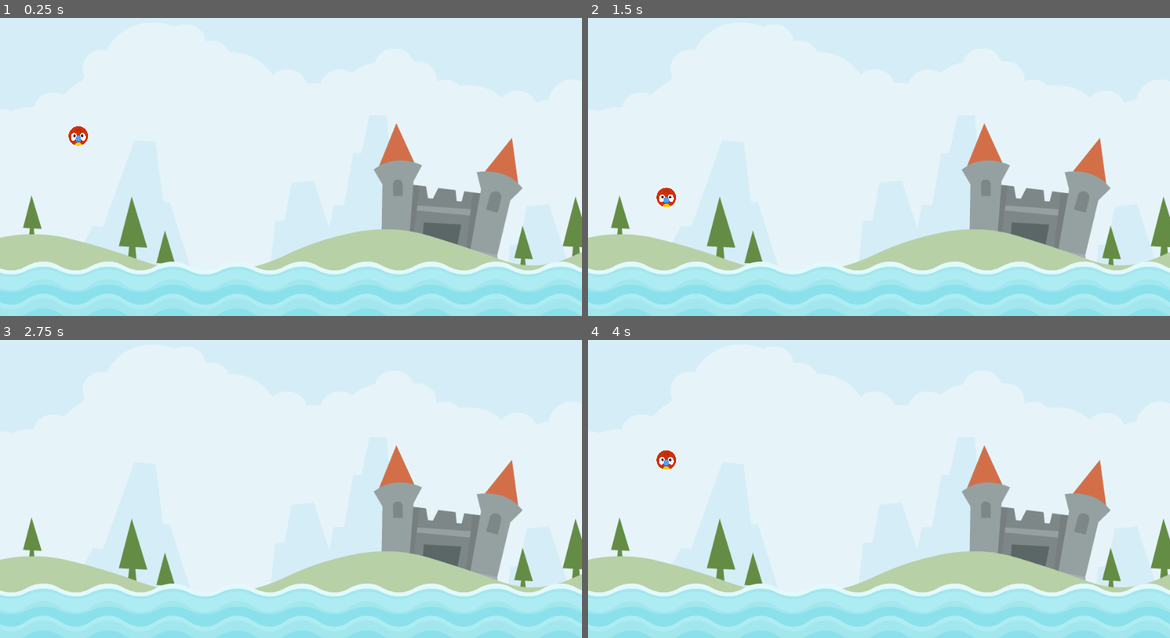
Above: before the commit, frames 1-4 (two rows, left to right).
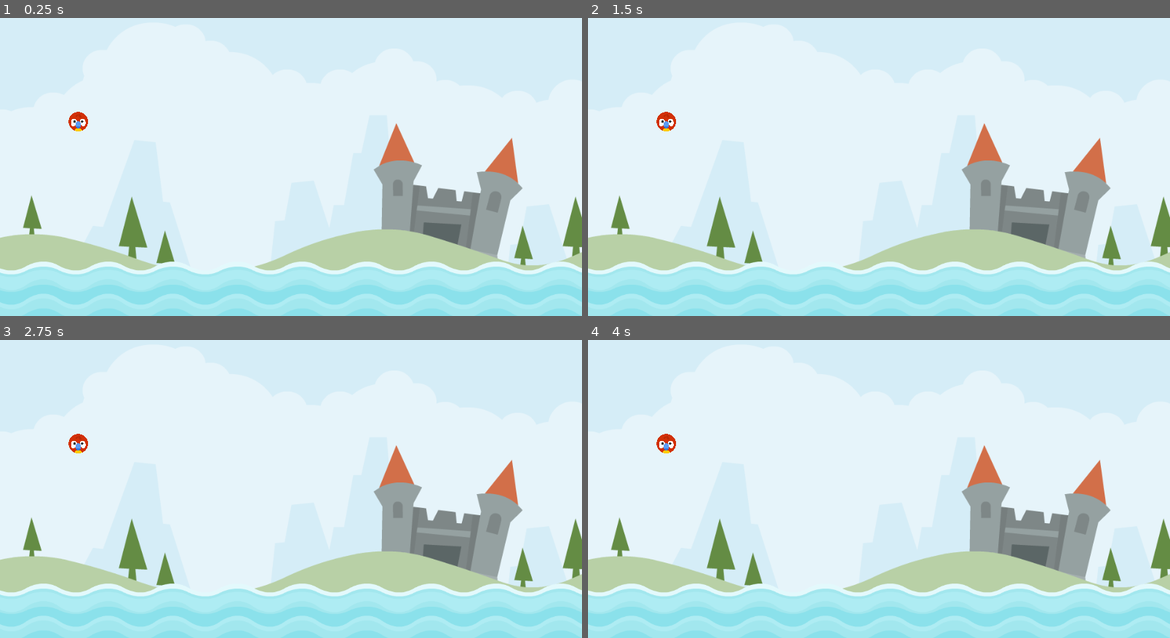
Above: after the commit, the same moments.

Repository: sanchezg7/angry-animals
Game: Godot game, scene res://scenes/level/level.tscn
The game is run twice, just before and just after one commit, with the same random seed, the same clock (stepped at 60 frames per second) and the same inputs.
Inputs (mouse positions are in pixels of both pictures, inside the frame that each line leads up to):
- Up to frame 1 (0.25 s): no input
- Up to frame 2 (1.5 s): move the mouse to (1007, 137) at 0.52 s; click (1007, 137) at 0.6 s; drag from (762, 169) to (884, 298) at 1.27 s
- Up to frame 3 (2.75 s): move the mouse to (349, 402) at 2.02 s; click (349, 402) at 2.1 s
- Up to frame 4 (4 s): drag from (849, 539) to (704, 426) at 2.77 s; move the mouse to (1053, 524) at 3.52 s; click (1053, 524) at 3.6 s

The runs differ from the first frame. In frame 1, 0.3% of the frame differs, in the area x 11-16%, y 31-43%; in frame 2, 0.3%, in the area x 11-16%, y 31-64%; in frame 3, 0.2%; in frame 4, 0.3%.

Commit message:
init logic for dragging

Diff:
--- a/project.godot
+++ b/project.godot
@@ -23,6 +23,14 @@
 
 window/stretch/mode="canvas_items"
 
+[input]
+
+drag={
+"deadzone": 0.5,
+"events": [Object(InputEventMouseButton,"resource_local_to_scene":false,"resource_name":"","device":-1,"window_id":0,"alt_pressed":false,"shift_pressed":false,"ctrl_pressed":false,"meta_pressed":false,"button_mask":0,"position":Vector2(0, 0),"global_position":Vector2(0, 0),"factor":1.0,"button_index":1,"canceled":false,"pressed":false,"double_click":false,"script":null)
+]
+}
+
 [rendering]
 
 renderer/rendering_method="mobile"
--- a/scenes/animal/animal.gd
+++ b/scenes/animal/animal.gd
@@ -1,5 +1,11 @@
 extends RigidBody2D
 
+
+enum ANIMAL_STATE { READY, DRAG, RELEASE }
+
+var _state: ANIMAL_STATE = ANIMAL_STATE.READY
+
+const ACTION_DRAG = "drag"
 
 # Called when the node enters the scene tree for the first time.
 func _ready():
@@ -8,6 +14,7 @@
 
 # Called every frame. 'delta' is the elapsed time since the previous frame.
 func _physics_process(delta):
+	update(delta)
 	pass
 
 func die() -> void:
@@ -17,3 +24,32 @@
 func _on_visible_on_screen_notifier_2d_screen_exited():
 	AnimalManager.on_animal_died.emit()
 	die()
+
+func set_release_state() -> void:
+	freeze = false
+	_state = ANIMAL_STATE.RELEASE
+
+func set_drag_state() -> void:
+	_state = ANIMAL_STATE.DRAG
+
+func detect_release() -> bool:
+	if _state == ANIMAL_STATE.DRAG:
+		if Input.is_action_just_released(ACTION_DRAG):
+			pass
+			return true
+	return false
+
+func update_drag() -> void:
+	if detect_release() == true:
+		return
+	var gmp = get_global_mouse_position()
+	position = gmp
+
+func update(delta: float) -> void:
+	match _state:
+		ANIMAL_STATE.DRAG:
+			update_drag()
+
+
+func _on_input_event(viewport, event, shape_idx):
+	pass # Replace with function body.
--- a/scenes/animal/animal.tscn
+++ b/scenes/animal/animal.tscn
@@ -7,6 +7,7 @@
 radius = 20.0
 
 [node name="Animal" type="RigidBody2D"]
+freeze = true
 script = ExtResource("1_0hw4o")
 
 [node name="Sprite2D" type="Sprite2D" parent="."]
